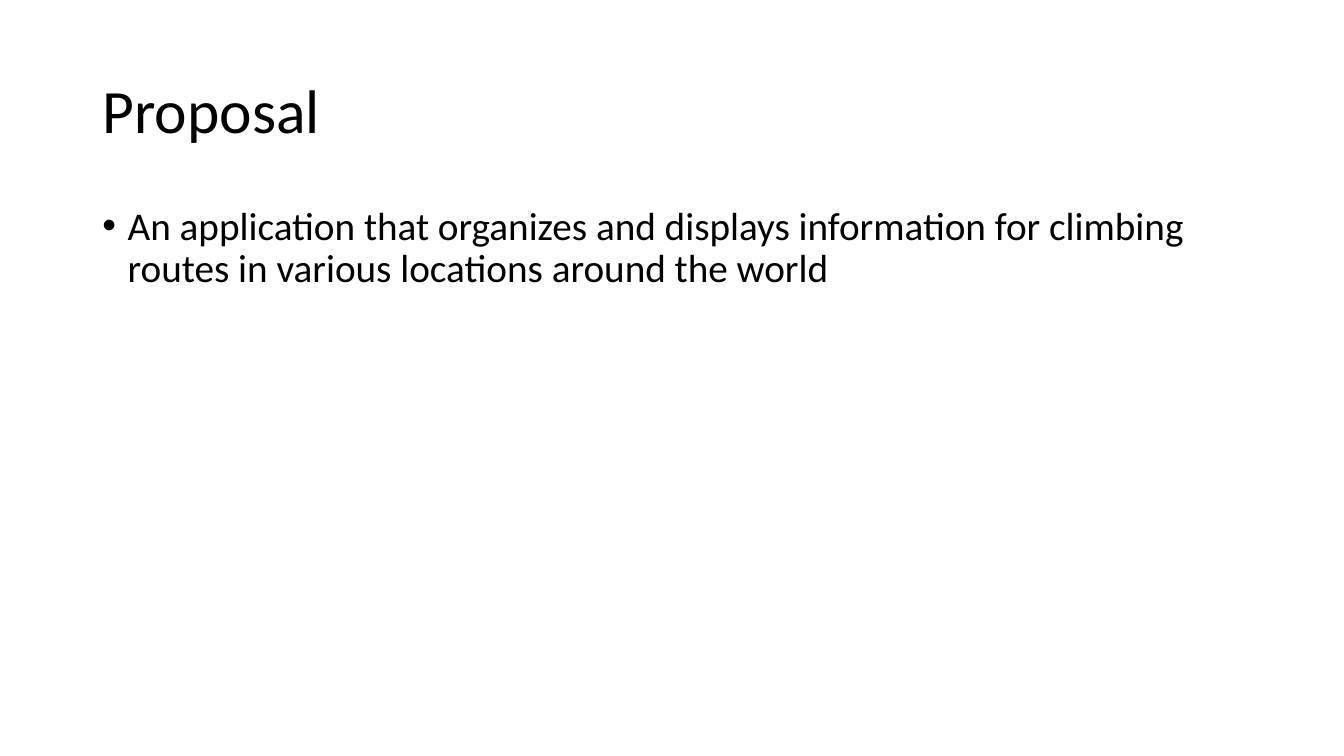
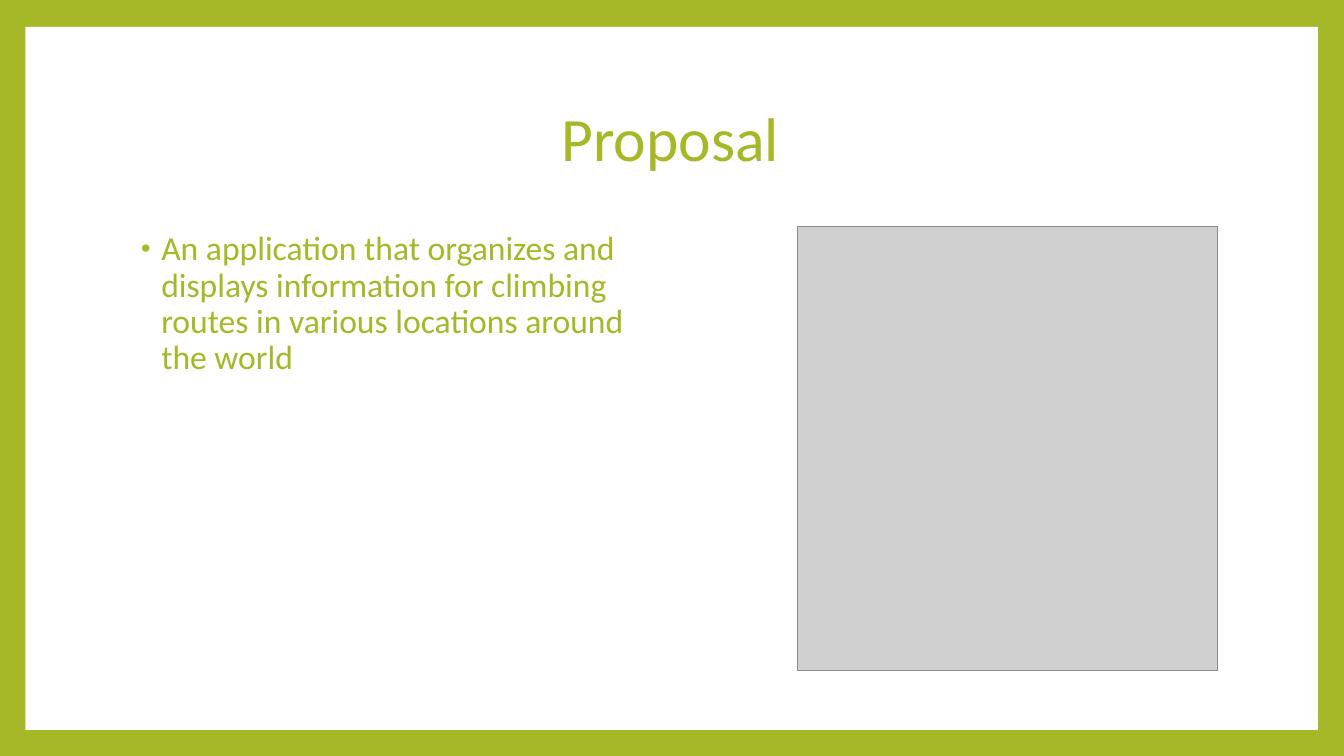
Before and after one commit to gjc129/climbersbetaproposal, a slide deck: slide 3 of climbersbetaproposal.pptx. Drawn at 1344x756 pixels with LibreOffice and Linux fonts; fonts in the diff are those of the drawing; grey boxes stand for pictures. Boxes give left, top, right and bottom in pixels: in the first picture for what was removed or moved away, otherwise in the second. Text is boxed around its words. In the diff, an @@ line names an element or a change of style, - is before the commit and + after.

```diff
--- a/climbersbetaproposal.pptx
+++ b/climbersbetaproposal.pptx
@@ background #FFFFFF to #A6B727 @@
@@ rectangle added at bbox=[25, 27, 1318, 730], fill #FFFFFF @@
@@ title "Proposal": place and size @@
-title "Proposal" at bbox=[102, 90, 319, 143]
+title "Proposal" at bbox=[562, 118, 779, 171]
@@ title "Proposal" at bbox=[562, 118, 779, 171]: text colour #000000 to #A6B727; alignment left to centre @@
@@ text "An application that organizes and ...": place and size @@
-text "An application that organizes and ..." at bbox=[128, 212, 1183, 283]
+text "An application that organizes and ..." at bbox=[161, 236, 623, 370]
@@ text "An application that organizes and ..." at bbox=[161, 236, 623, 370]: size 28 to 24 pt, text colour #000000 to #A6B727; indent changed; more space between paragraphs @@
@@ picture added at bbox=[798, 227, 1218, 670] @@
```
Also in this commit, not shown: 5 other slides changed, 1 slide added, 1 slide removed.
